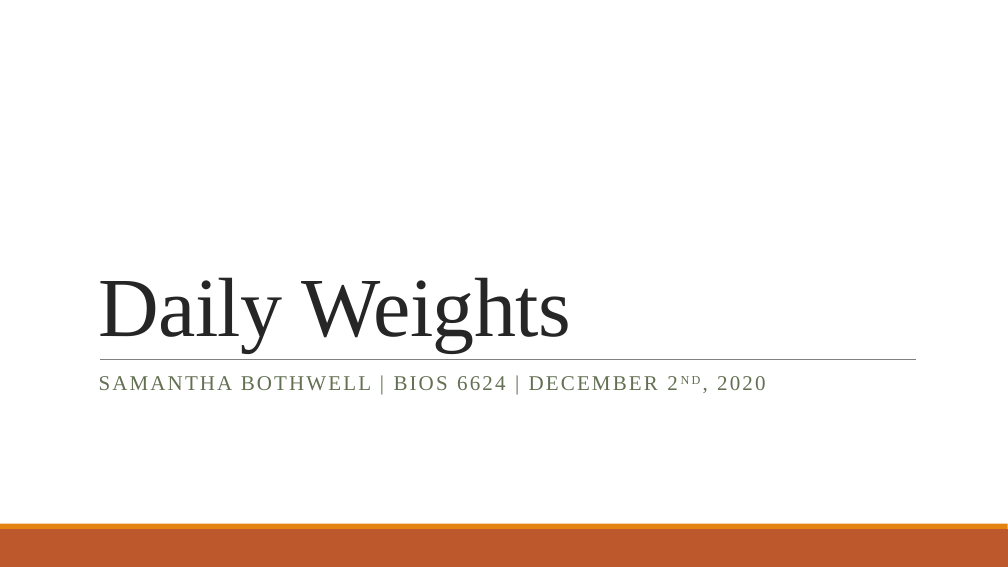
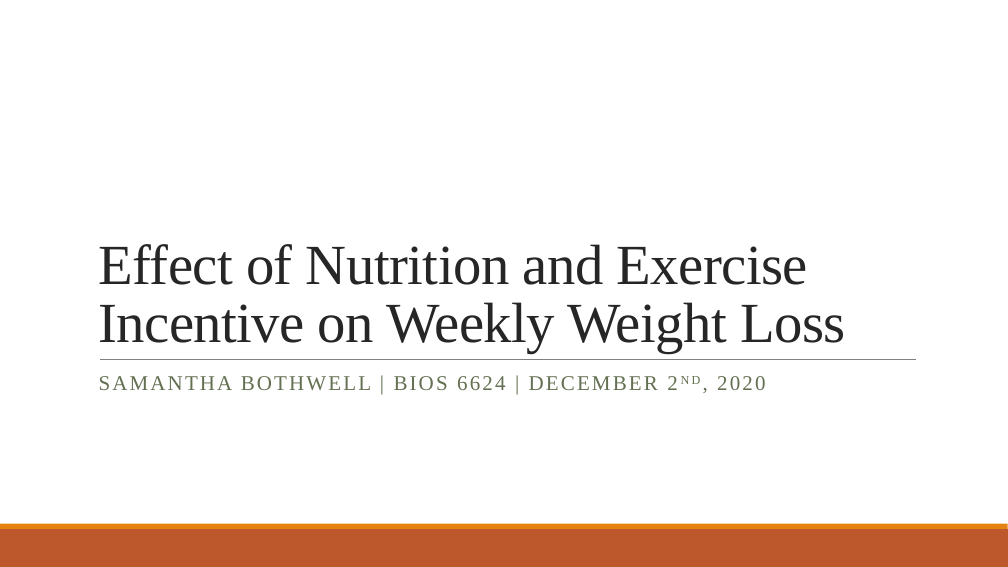
Before and after one commit to samantha-bothwell/BIOS6643_FinalProject, a slide deck: slide 1 of Reports/P3_Presentation.pptx. Drawn at 1008x567 pixels with LibreOffice and Linux fonts; fonts in the diff are those of the drawing. Boxes give left, top, right and bottom in pixels: in the first picture for what was removed or moved away, otherwise in the second. Text is boxed around its words. In the diff, an @@ line names an element or a change of style, - is before the commit and + after.

```diff
--- a/Reports/P3_Presentation.pptx
+++ b/Reports/P3_Presentation.pptx
@@ title at bbox=[98, 244, 846, 353]: text changed; size 80 to 54 pt @@
-Daily Weights
+Effect of Nutrition and Exercise Incentive on Weekly Weight Loss
```
Also in this commit, not shown: 7 other slides changed, 1 slide removed, 7 other files.
